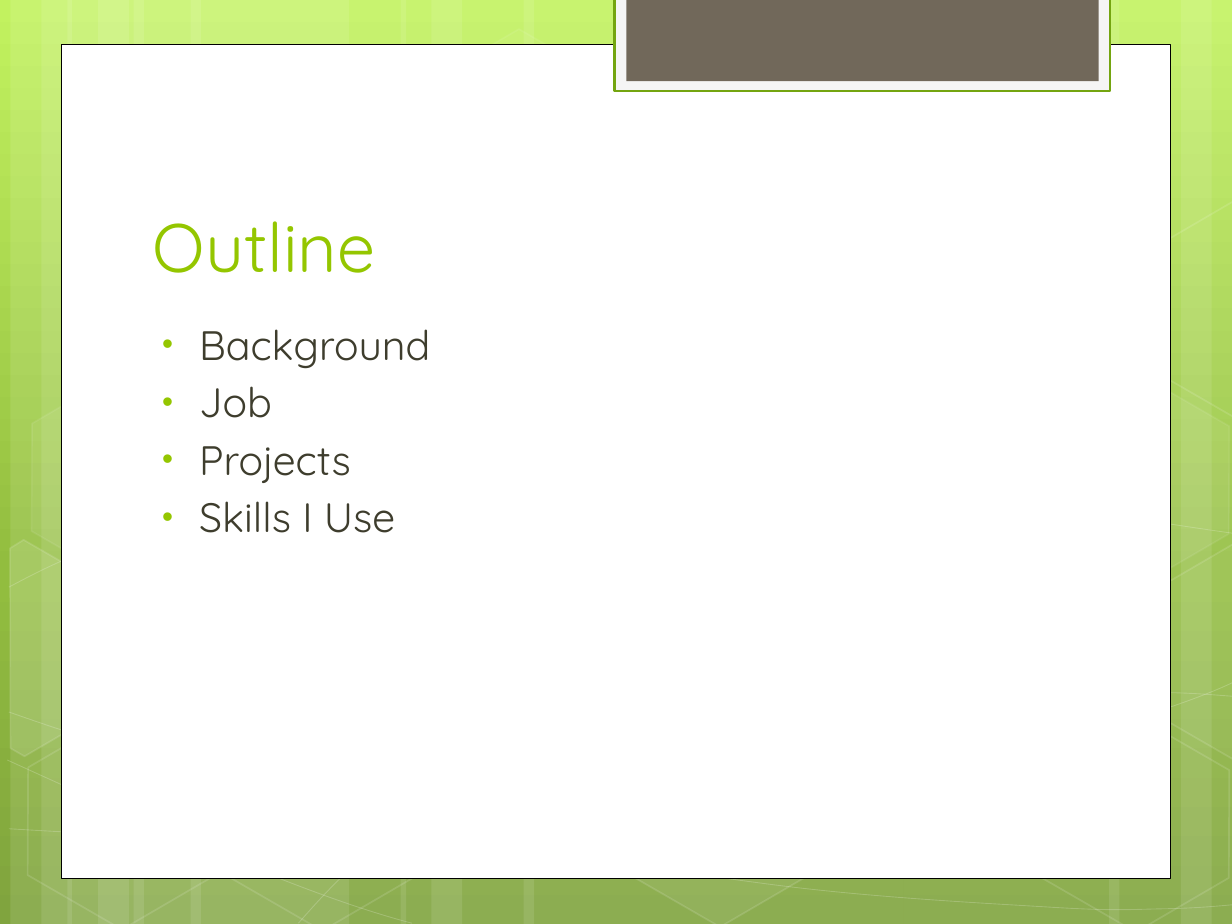
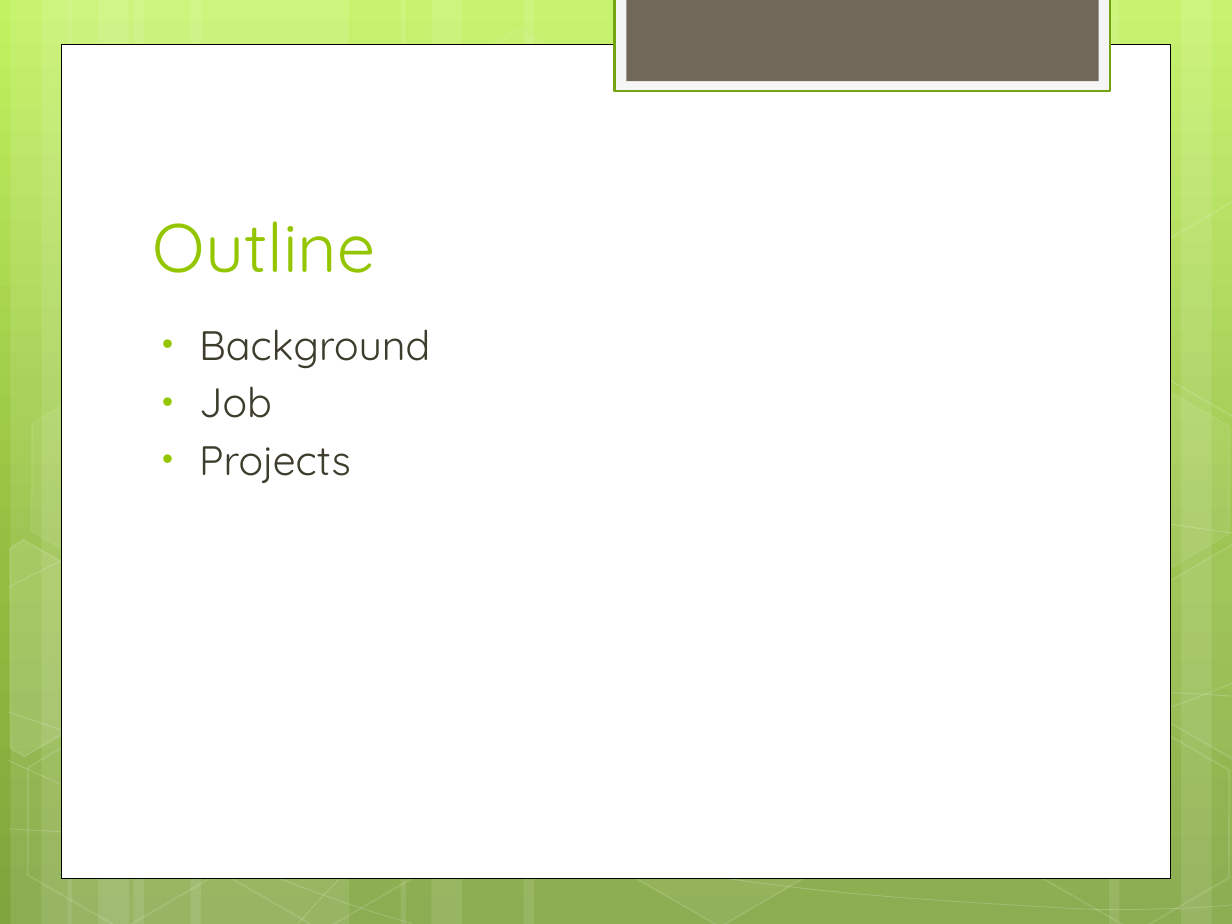
Before and after one commit to zoechao/teaching, a slide deck: slide 2 of maryland-lecture.pptx. Drawn at 1232x924 pixels with LibreOffice and Linux fonts; fonts in the diff are those of the drawing. Boxes give left, top, right and bottom in pixels: in the first picture for what was removed or moved away, otherwise in the second. Text is boxed around its words. In the diff, an @@ line names an element or a change of style, - is before the commit and + after.

```diff
--- a/maryland-lecture.pptx
+++ b/maryland-lecture.pptx
@@ text at [199,501,395,533]: paragraph removed @@
-• Skills I Use
```
Also in this commit, not shown: 2 other slides changed.
